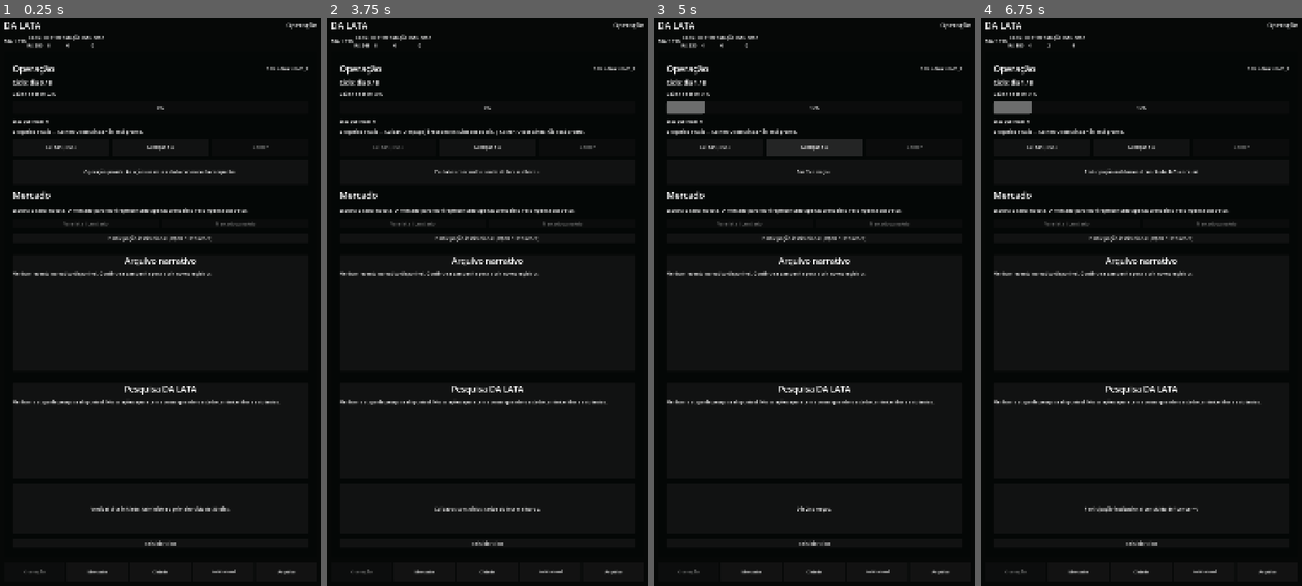
Above: before the commit, frames 1-4 (left to right).
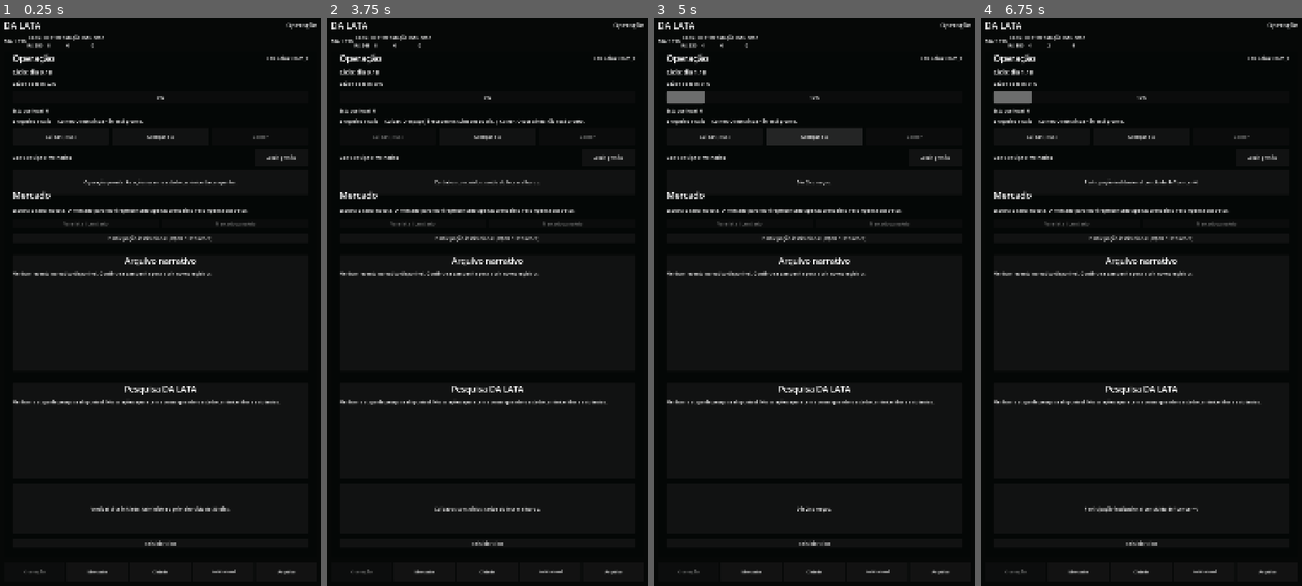
Above: after the commit, the same moments.

Repository: az1nn/growing-rio
Game: Godot game, scene res://scenes/shell/game_shell.tscn
Two runs of this game, one before a commit and one after it. Both use one fixed random seed, a clock stepped at 60 frames per second and the inputs below.
Inputs (mouse positions are in pixels of both pictures, inside the frame that each line leads up to):
- Up to frame 1 (0.25 s): no input
- Up to frame 2 (3.75 s): click (609, 160) at 0.5 s, where only the run after the commit has a clickable "Abrir gestão"; click "Reiniciar ciclo" at 1.25 s; click "Reiniciar ciclo" at 2 s; click "Reiniciar ciclo" at 2.75 s; click "Cuidar (-R$5)" at 3.5 s
- Up to frame 3 (5 s): click "Avançar dia" at 4.25 s
- Up to frame 4 (6.75 s): click "Participação institucional (-…" at 5 s; click "Mercado" at 5.75 s; click "Operação" at 6.5 s

The runs differ from the first frame. In frame 1, 1.8% of the frame differs, in the area x 4-96%, y 6-30%; in frame 2, 2.0%; in frame 3, 2.8%; in frame 4, 2.0%.

Commit message:
feat(rb-03): expose management entry point

Diff:
--- a/scenes/operation/operation_surface.tscn
+++ b/scenes/operation/operation_surface.tscn
@@ -86,6 +86,22 @@
 size_flags_horizontal = 3
 text = "Colher"
 
+[node name="ManagementHandoff" type="HBoxContainer" parent="VBox"]
+layout_mode = 2
+theme_override_constants/separation = 12
+
+[node name="ManagementCopy" type="Label" parent="VBox/ManagementHandoff"]
+layout_mode = 2
+size_flags_horizontal = 3
+text = "Salas, equipe e melhorias"
+autowrap_mode = 2
+
+[node name="ManagementButton" type="Button" parent="VBox/ManagementHandoff"]
+unique_name_in_owner = true
+custom_minimum_size = Vector2(180, 58)
+layout_mode = 2
+text = "Abrir gestão"
+
 [node name="FeedbackPanel" type="PanelContainer" parent="VBox"]
 custom_minimum_size = Vector2(0, 84)
 layout_mode = 2
@@ -101,3 +117,5 @@
 [connection signal="pressed" from="VBox/GrowActions/CareButton" to="." method="_on_care_pressed"]
 [connection signal="pressed" from="VBox/GrowActions/NextDayButton" to="." method="_on_next_day_pressed"]
 [connection signal="pressed" from="VBox/GrowActions/HarvestButton" to="." method="_on_harvest_pressed"]
+
+[connection signal="pressed" from="VBox/ManagementHandoff/ManagementButton" to="." method="_on_management_pressed"]
